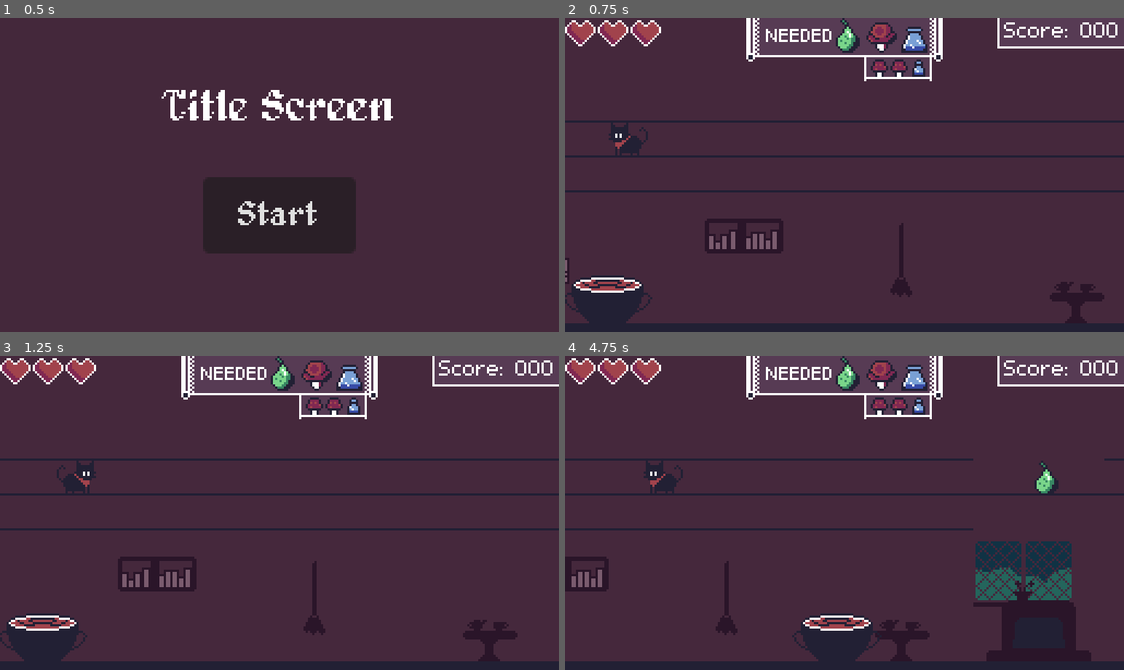
Above: before the commit, frames 1-4 (two rows, left to right).
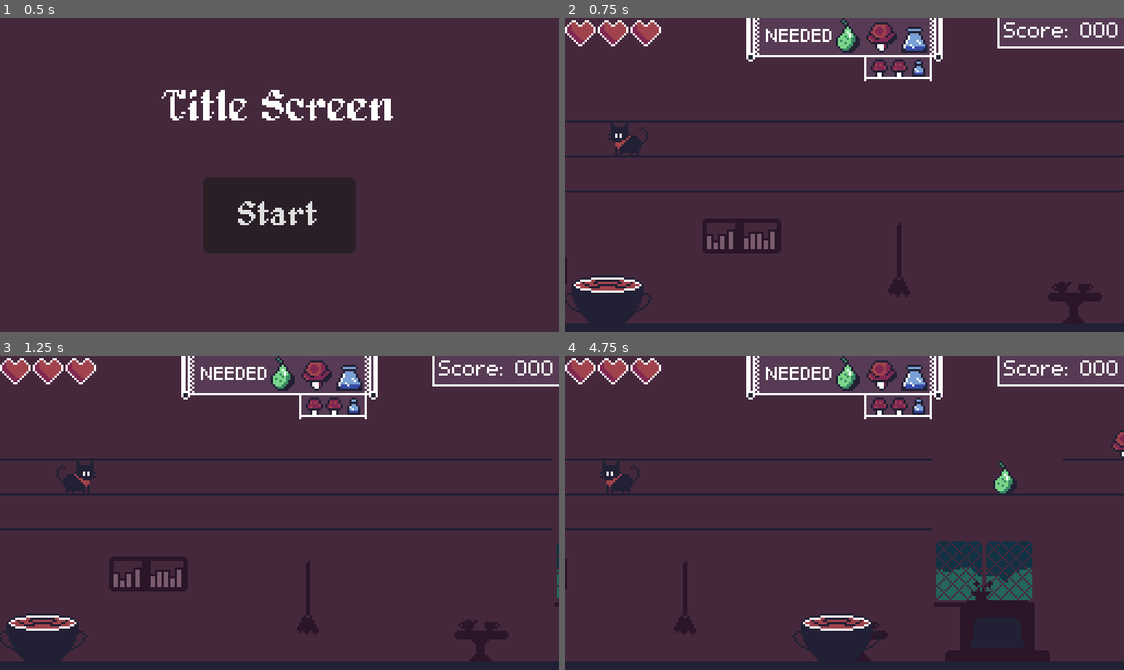
Above: after the commit, the same moments.

Repository: Bazooh/BlackCatJam
Game: Godot game, scene res://ui/menu.tscn
The game is run twice, just before and just after one commit, with the same random seed, the same clock (stepped at 60 frames per second) and the same inputs.
Inputs:
- Up to frame 1 (0.5 s): no input
- Up to frame 2 (0.75 s): click "Start" at 0.5 s
- Up to frame 3 (1.25 s): no input
- Up to frame 4 (4.75 s): hold Right (right) 1.28-2.03 s; hold S (down) 2.03-2.78 s; hold Right (right) 2.78-3.53 s; hold W (up) 3.53-4.28 s; hold A (left) from 4.28 s (still down)

Frame 1 is identical in both runs. In frame 2, 0.9% of the frame differs, in the area x 0-97%, y 63-98%; in frame 3, 1.8%; in frame 4, 9.4%, in the area x 0-100%, y 23-98%.

Commit message:
add difficulty over time

Diff:
--- a/entities/witch.gd
+++ b/entities/witch.gd
@@ -8,6 +8,13 @@
 @export var speed: float = 100.0
 
 @export var max_lives: int = 3
+
+@onready var difficulty_timer: Timer = %DifficultyTimer
+var _difficulty: int = 0
+var difficulty: float:
+	get: return _difficulty + difficulty_timer.time_left / difficulty_timer.wait_time
+	set(_x): push_warning("difficulty is read-only (use _difficulty instead)")
+
 var ingredients_scene := {}
 var ingredient_types: Array[Ingredient.Type]
 var all_items_scene := []
@@ -39,6 +46,13 @@
 		all_items_scene.append(item)
 
 
+func get_usable_ingredients() -> Array[PackedScene]:
+	var usable_ingredients: Array[PackedScene] = []
+	for type in ingredient_types.slice(0, 3 + int(difficulty)):
+		usable_ingredients.append(ingredients_scene[type])
+	return usable_ingredients
+
+
 func _ready():
 	Game.witch = self
 	init_items()
@@ -49,8 +63,7 @@
 
 
 func _process(delta):
-	var input : int = (int(Input.is_action_pressed("right")) - int(Input.is_action_pressed("left")))
-	position.x += speed * delta * input
+	position.x += speed * delta * Input.get_axis("left", "right")
 	position.x = clamp(position.x, min_x, max_x)
 
 
@@ -84,6 +97,7 @@
 
 	lose_life()
 
+
 func check_potion():
 	for check in collected:
 		if not check:
@@ -101,8 +115,14 @@
 	if lives <= 0:
 		game_over()
 
+
 func game_over():
 	on_game_over.emit(score)
 
+
 func _on_cat_no_platform() -> void:
 	game_over()
+
+
+func _on_difficulty_timer_timeout() -> void:
+	_difficulty += 1
--- a/entities/witch.tscn
+++ b/entities/witch.tscn
@@ -16,3 +16,10 @@
 [node name="CollisionShape2D" type="CollisionShape2D" parent="."]
 position = Vector2(0, -8.5)
 shape = SubResource("RectangleShape2D_6bffv")
+
+[node name="DifficultyTimer" type="Timer" parent="."]
+unique_name_in_owner = true
+wait_time = 20.0
+autostart = true
+
+[connection signal="timeout" from="DifficultyTimer" to="." method="_on_difficulty_timer_timeout"]
--- a/level/Background.gd
+++ b/level/Background.gd
@@ -14,8 +14,10 @@
 		var decor: PackedScene = load("res://level/decor/" + file)
 		possible_decor.append(decor)
 
+
 func get_random_decor() -> PackedScene:
 	return possible_decor.pick_random()
+
 
 func generate_decor(x_pos: float, level_generator: LevelGenerator):
 	if not is_node_ready():
@@ -24,18 +26,17 @@
 	if possible_decor.size() == 0:
 		return
 
-
 	if decor_density == 0:
 		return
 
-	var current_x : float = 0
+	var current_x: float = 0.0
 
 	while current_x < level_generator.chunk_length * level_generator.platform_size:
 		if randf() < decor_density:
-			var decor : Decor = get_random_decor().instantiate() as Decor
+			var decor: Decor = get_random_decor().instantiate() as Decor
 			decor.position.x = x_pos + current_x
 			decor.position.y = floor_y
-			decor.speed = level_generator.speed
+			decor.level_generator = level_generator
 			get_tree().root.add_child(decor)
 			current_x += decor.sprite.get_rect().size.x
 		current_x += decor_gap + randf_range(0, 1) * decor_offset
--- a/level/decor.gd
+++ b/level/decor.gd
@@ -3,14 +3,18 @@
 @onready var sprite: Sprite2D = $Sprite
 @export var can_flip: bool = false
 
-var speed : float
+var level_generator: LevelGenerator
 
 func _ready():
 	if can_flip and randf() < 0.5:
 		sprite.flip_h = true
 
 func _process(delta):
-	position.x -= speed * delta
+	if not is_instance_valid(level_generator):
+		queue_free()
+		return
+
+	position.x -= level_generator.speed * delta
 
 	if global_position.x < -sprite.get_rect().size.x / 2:
 		queue_free()
--- a/level/level_generator.gd
+++ b/level/level_generator.gd
@@ -15,7 +15,12 @@
 @export var chunk_length: int = 5
 @export var n_chunks: int = 2
 @export var height: int = 3
-@export var speed: float = 20.0
+@export var start_speed: float = 20.0
+@export var speed_increase_per_difficulty: float = 5.0
+var speed: float:
+	get: return start_speed + speed_increase_per_difficulty * witch.difficulty
+	set(_x): push_warning("speed is read-only")
+
 @export var item_offset: float = 20
 
 @export var grid_y_offset: int = 32
@@ -29,7 +34,7 @@
 var item_nodes: Array = []
 var platforms: Array = []
 
-var chunk_number := 0
+var chunk_number: int = 0
 
 
 func init_grid() -> Array:
@@ -180,11 +185,13 @@
 		grid_to_node()
 		position.x += chunk_length * platform_size
 
+
 func get_platform_density() -> float:
 	if chunk_number < intro_length:
 		return intro_platform_density
 	return platform_density
 
+
 func get_item_density() -> float:
 	if chunk_number < intro_length:
 		return intro_item_density
--- a/ui/game_over.gd
+++ b/ui/game_over.gd
@@ -3,7 +3,7 @@
 @onready var scores: Label = $Scores
 @onready var new_high: Label = $NewHigh
 
-func open_game_over_screen(score: int):
+func open_game_over_screen(score: int) -> void:
 	show()
 
 	var data : SaveData = SaveData.load_or_create()
@@ -19,19 +19,24 @@
 
 	get_tree().paused = true
 
-func restart():
+
+func restart() -> void:
 	get_tree().paused = false
 	get_tree().reload_current_scene()
 
-func return_to_menu():
+
+func return_to_menu() -> void:
 	get_tree().paused = false
 	get_tree().change_scene_to_file("res://ui/menu.tscn")
+
 
 func _on_restart_pressed() -> void:
 	restart()
 
+
 func _on_menu_pressed() -> void:
 	return_to_menu()
 
+
 func _on_witch_on_game_over(score: int) -> void:
 	open_game_over_screen(score)
Not shown: 1 places in level/level.tscn that only renumber resources
